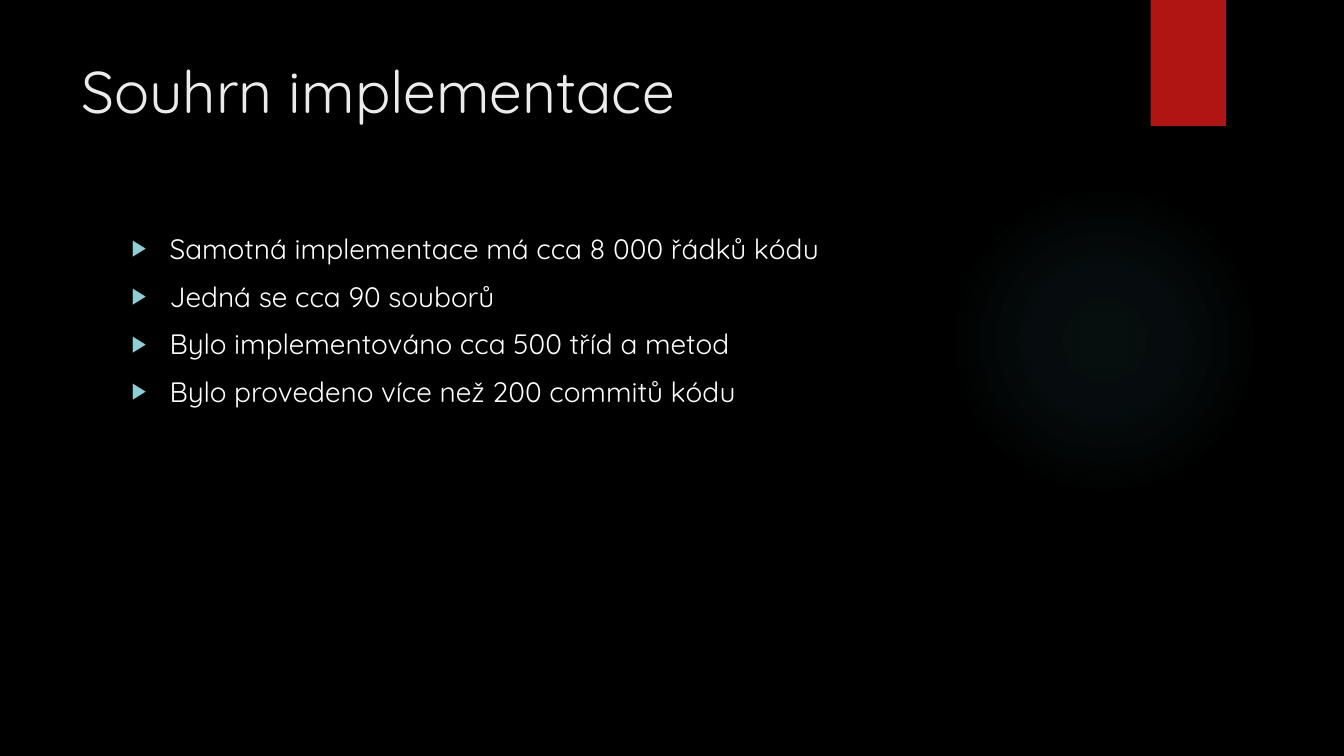
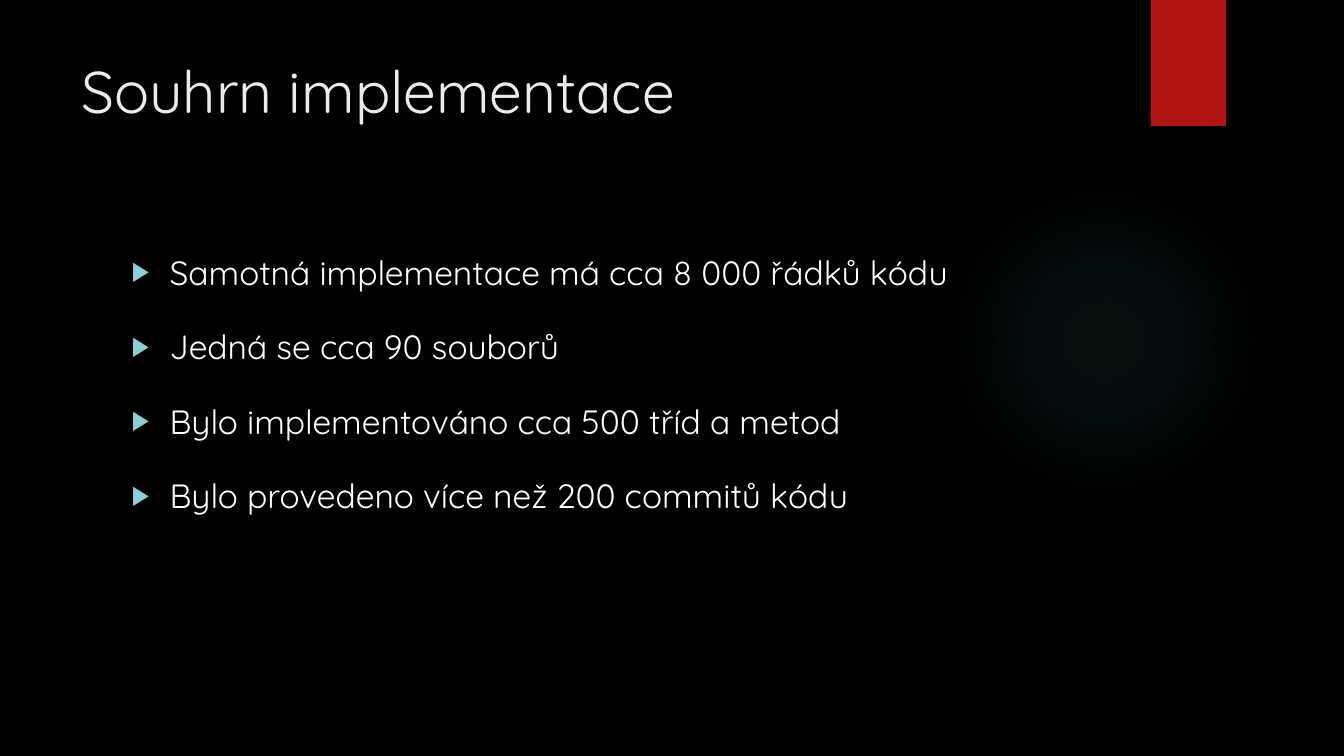
Before and after one commit to MrMilan/Diplomka, a slide deck: slide 24 of prezentace diplomka/DP_Diani.pptx. Drawn at 1344x756 pixels with LibreOffice and Linux fonts; fonts in the diff are those of the drawing; background and template pictures are left out. Boxes give left, top, right and bottom in pixels: in the first picture for what was removed or moved away, otherwise in the second. Text is boxed around its words. In the diff, an @@ line names an element or a change of style, - is before the commit and + after.

```diff
--- a/prezentace diplomka/DP_Diani.pptx
+++ b/prezentace diplomka/DP_Diani.pptx
@@ text "Samotná implementace má cca 8 ..." at [170, 260, 948, 515]: size 20 to 24 pt; line spacing 1 to 1.5 @@
```
Also in this commit, not shown: 5 other slides changed, 3 slides added, 1 other file.
